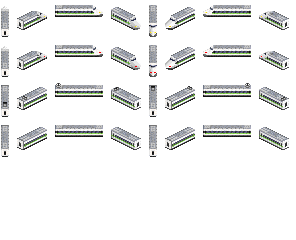
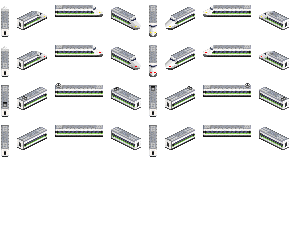
Before/after of a 296 x 240 layered artwork. What changed in the layer stack:
painted on "100 Series take 1 Kodama" over bbox(25, 13, 283, 149)
